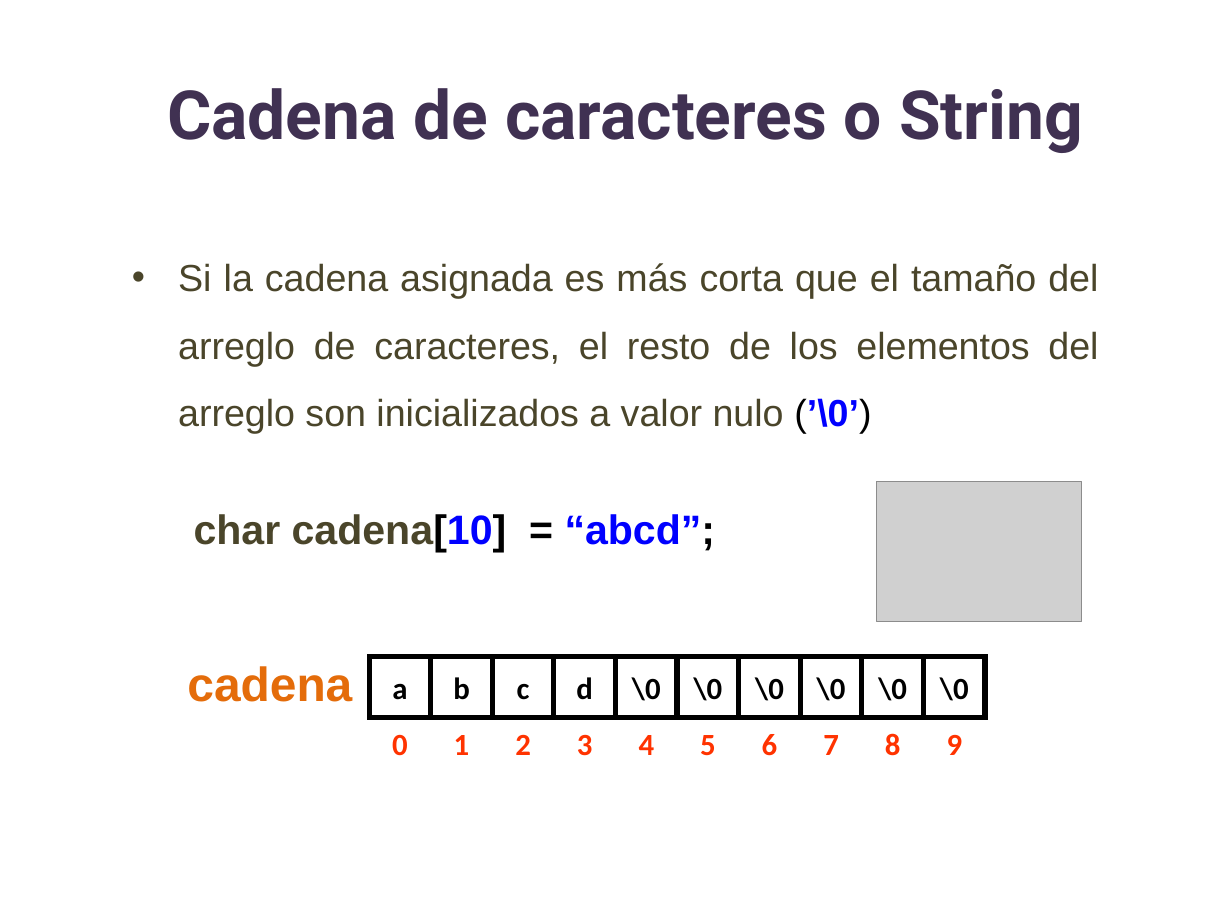
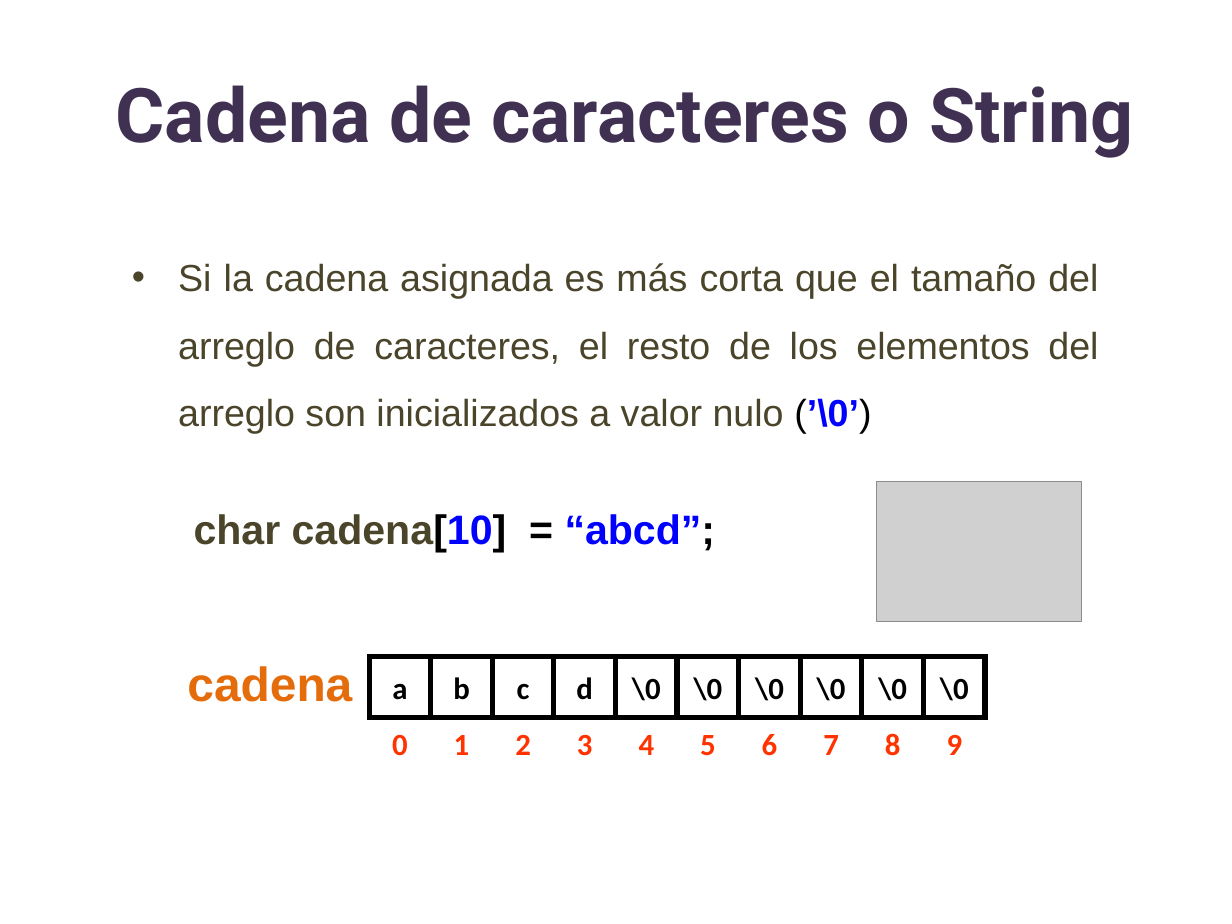
Before and after one commit to lizetheP/SolucionProblemas, a slide deck: slide 5 of CalendarioAgo20/Presentaciones/12_Cadenas.pptx. Drawn at 1232x924 pixels with LibreOffice and Linux fonts; fonts in the diff are those of the drawing; grey boxes stand for pictures. Boxes give left, top, right and bottom in pixels: in the first picture for what was removed or moved away, otherwise in the second. Text is boxed around its words. In the diff, an @@ line names an element or a change of style, - is before the commit and + after.

```diff
--- a/CalendarioAgo20/Presentaciones/12_Cadenas.pptx
+++ b/CalendarioAgo20/Presentaciones/12_Cadenas.pptx
@@ title "Cadena de caracteres o String" at <box>116,85,1133,158</box>: size 39.6 to 44 pt @@
```
Also in this commit, not shown: 7 other slides changed.
